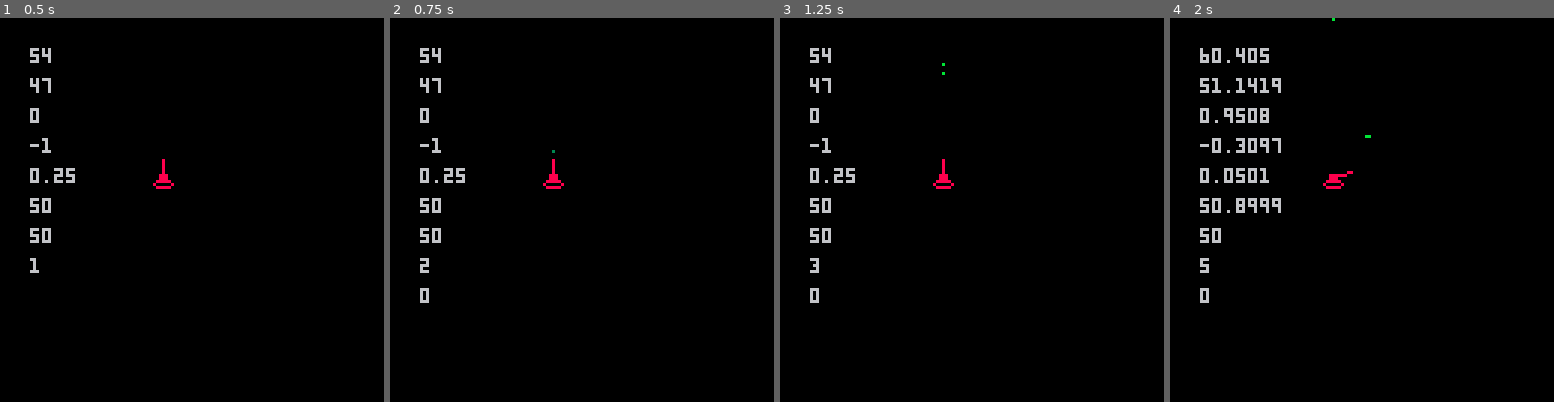
Above: before the commit, frames 1-4 (left to right).
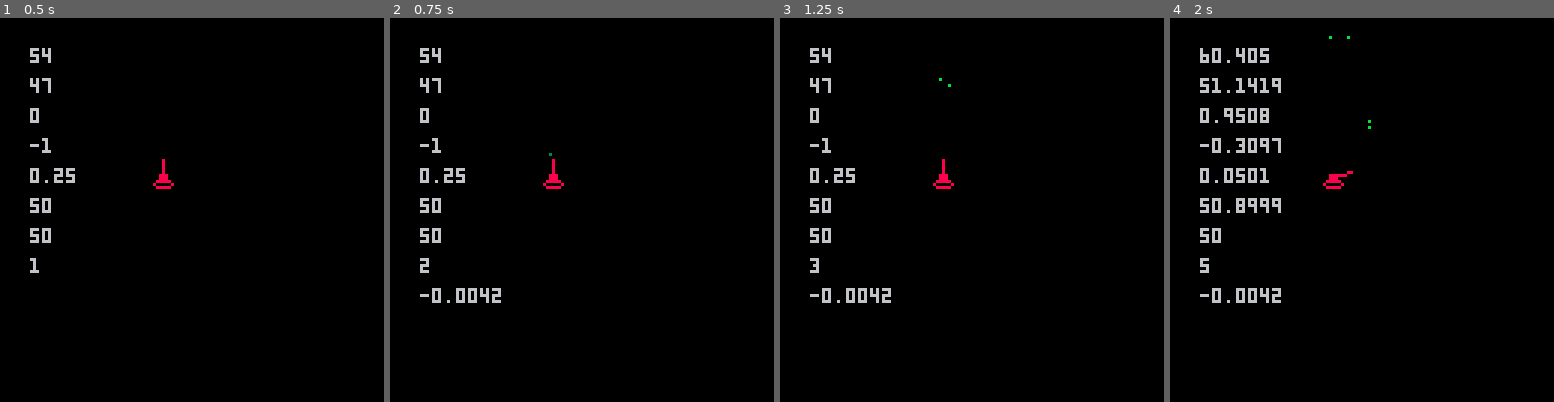
Above: after the commit, the same moments.

Repository: arnodick/spacetank
Game: PICO-8 cartridge tank.p8
Same seed, same stepped clock (60 frames per second), same inputs: the game is played once before the commit and once after it.
Inputs:
- Up to frame 1 (0.5 s): tap X (X key) at 0.33 s
- Up to frame 2 (0.75 s): tap O (Z key) at 0.7 s
- Up to frame 3 (1.25 s): tap X (X key) at 1.07 s
- Up to frame 4 (2 s): hold Right from 1.6 s (still down); tap O (Z key) at 1.7 s; tap X (X key) at 1.85 s

Frame 1 is identical in both runs. In frame 2, 0.4% of the frame differs, in the area x 7-43%, y 34-75%; in frame 3, 0.4%; in frame 4, 0.5%, in the area x 7-53%, y 0-75%.

Commit message:
directions implemented properly

Diff:
--- a/tank.p8
+++ b/tank.p8
@@ -10,23 +10,24 @@
 	gravity=0.05
 	bulletvel=2
 	actors={}
-	maketank(50,50,1,0,0)
-end
-
-function makeactor(t,x,y,vx,vy,vel)
+	maketank(50,50,0,0)
+end
+
+function makeactor(t,x,y,d,vel)
 	local actor={}
 	actor.t=t
 	actor.x=x
 	actor.y=y
-	actor.vec={vx,vy}
+	actor.d=d
+	actor.vec={cos(d),sin(d)}
 	actor.vel=vel
 	actor.delta=timer
 	add(actors,actor)
 	return actor
 end
 
-function maketank(x,y,vx,vy,vel)
-	local tank=makeactor(1,x,y,vx,vy,vel)
+function maketank(x,y,d,vel)
+	local tank=makeactor(1,x,y,d,vel)
 	tank.gunangle=0.25
 	tank.gunlen=6
 	tank.gun={}
@@ -35,8 +36,8 @@
 	tank.gun.vec={0,0}
 end
 
-function makebullet(x,y,vx,vy,vel)
-	makeactor(2,x,y,vx,vy,vel)
+function makebullet(x,y,d,vel)
+	makeactor(2,x,y,d,vel)
 end
 
 function drawactor(t)
@@ -78,18 +79,18 @@
 		a.gun.x=a.x+4+a.gun.vec[1]*a.gunlen
 		a.gun.y=a.y+3+a.gun.vec[2]*a.gunlen
 		if btn(4) then
---			local wx=t.gun.x local wy=t.y+t.gun.y
-			makebullet(a.gun.x,a.gun.y,a.gun.vec[1],a.gun.vec[2]+rnd(0.6)-0.3,bulletvel)
+			makebullet(a.gun.x,a.gun.y,a.gunangle+rnd(0.06)-0.03,bulletvel)
 		end
 	end
 
 	if a.t!=1 then
 	a.y+=gravity*(timer-a.delta)
 	end
-	--if a.vel>0 then a.vel-=0.01 end
+	a.vec[1]=cos(a.d)
+	a.vec[2]=sin(a.d)
 	a.x+=a.vec[1]*a.vel
  a.y+=a.vec[2]*a.vel
-
+ if a.y>128 then del(actors,a) end
 end
 
 function _draw()
